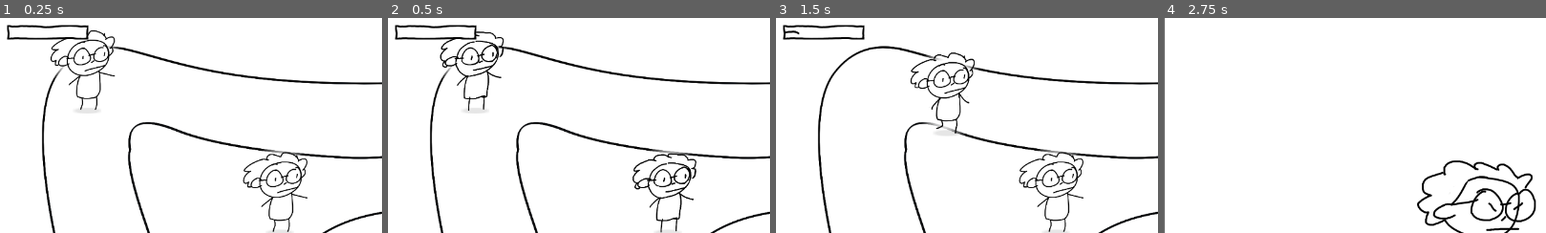
Above: before the commit, frames 1-4 (left to right).
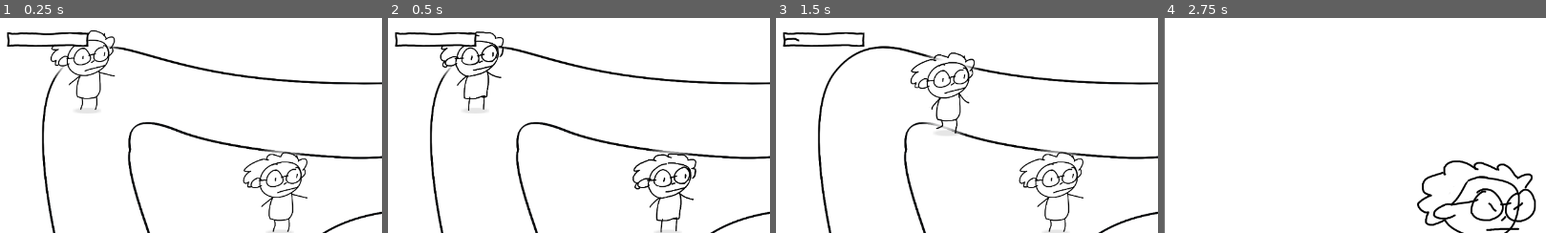
Above: after the commit, the same moments.

Repository: johnreybacal/gran-theft-aubrey
Game: Godot game, scene res://scenes/game_explore.tscn
The game is run twice, just before and just after one commit, with the same random seed, the same clock (stepped at 60 frames per second) and the same inputs. The engine's default icon, where the game draws it, is replaced by a stand-in: a white triangle on a blue panel in a dark square.
Inputs:
- Up to frame 1 (0.25 s): no input
- Up to frame 2 (0.5 s): no input
- Up to frame 3 (1.5 s): hold D (move_right) 0.53-1.28 s; hold S (move_down) from 1.28 s (still down)
- Up to frame 4 (2.75 s): release S (move_down) at 2.03 s; hold D (move_right) from 2.03 s (still down)
The pictures show only the part of the screen within x 0-50%, y 0-50%; the shares and areas given below are measured in that part.

The runs differ from the first frame. In frame 1, 1.2% of the frame differs, in the area x 1-24%, y 3-14%; in frame 2, 1.1%; in frame 3, 1.1%; in frame 4, nothing differs.

Commit message:
max encounter | leave logic

Diff:
--- a/scenes/explore_enemy.tscn
+++ b/scenes/explore_enemy.tscn
@@ -44,6 +44,8 @@
 shape = SubResource("CapsuleShape2D_j7g34")
 
 [node name="NavigationAgent2D" type="NavigationAgent2D" parent="." unique_id=831515124]
+avoidance_enabled = true
+radius = 50.0
 
 [node name="GrannyStats" parent="." unique_id=284626914 instance=ExtResource("3_j7g34")]
 position = Vector2(0, 97)
--- a/scenes/hud.tscn
+++ b/scenes/hud.tscn
@@ -23,21 +23,26 @@
 offset_right = 148.0
 offset_bottom = 126.0
 
-[node name="GrannyStats" type="VBoxContainer" parent="VBoxContainer" unique_id=1087757187]
+[node name="GrannyStats" type="HBoxContainer" parent="VBoxContainer" unique_id=1150983091]
 layout_mode = 2
+theme_override_constants/separation = 20
 script = ExtResource("2_5ysmq")
 
 [node name="ArthritisBar" type="TextureProgressBar" parent="VBoxContainer/GrannyStats" unique_id=1613047880]
 layout_mode = 2
+size_flags_horizontal = 4
+size_flags_vertical = 4
 step = 0.1
 texture_under = ExtResource("3_6fi6k")
 texture_progress = ExtResource("4_uo2fv")
 
 [node name="StateLabel" type="Label" parent="VBoxContainer/GrannyStats" unique_id=7701898]
 layout_mode = 2
+size_flags_horizontal = 4
+size_flags_vertical = 1
 theme_override_colors/font_color = Color(0, 0, 0, 1)
 theme_override_colors/font_outline_color = Color(1, 1, 1, 1)
-theme_override_constants/outline_size = 4
+theme_override_constants/outline_size = 16
 theme_override_font_sizes/font_size = 24
 text = "Knees hurt"
 
@@ -48,3 +53,6 @@
 [node name="PoliceTimerLabel" type="Label" parent="VBoxContainer" unique_id=153435157]
 layout_mode = 2
 theme_override_colors/font_color = Color(0, 0, 0, 1)
+theme_override_colors/font_outline_color = Color(1, 1, 1, 1)
+theme_override_constants/outline_size = 16
+theme_override_font_sizes/font_size = 24
--- a/scripts/classes.gd
+++ b/scripts/classes.gd
@@ -72,31 +72,42 @@
     var is_stunned: bool = false
     var is_stolen: bool = false
     var is_leaving: bool = false
+    var encounter_count: int = 0
 
     static func init(p_instance_id: int, p_stats: GrannyStats, p_sprite: AnimatedSprite2D, p_arthritis_rate: float = 1):
         var instance = GrannyNpc.new()
         instance.init_values(p_instance_id, p_stats, p_sprite, p_arthritis_rate)
         return instance
 
-    func is_moving():
-        return is_chasing or is_avoiding
+    func is_on_the_move():
+        return is_chasing or is_avoiding or is_leaving
 
     func can_encounter():
+        if is_leaving:
+            return false
         if not is_stolen:
             return true
         return is_chasing
 
     func on_encounter_end(is_loser: bool):
         is_stolen = is_loser
-        if is_loser:
-            is_avoiding = false
+
+        encounter_count += 1
+
+        is_chasing = false
+        is_avoiding = false
+        is_leaving = false
+
+        if encounter_count > 2:
+            is_leaving = true
+            stats.on_leaving()
+        elif is_loser:
             is_chasing = true
             is_stunned = true
             stats.on_stunned()
             stats.on_chasing()
             StateManager.enemies_defeated.append(self )
         else:
-            is_chasing = false
             is_avoiding = true
             stats.on_avoiding()
             if self in StateManager.enemies_defeated:
--- a/scripts/explore_enemy.gd
+++ b/scripts/explore_enemy.gd
@@ -47,7 +47,7 @@
 
 
 func _handle_animation():
-    if granny.is_avoiding or granny.is_chasing or granny.is_leaving:
+    if granny.is_on_the_move():
         if granny.can_move() and not granny.is_stunned:
             granny.play_walk(velocity.x < 0)
         else:
@@ -66,7 +66,7 @@
         return true
 
     # Targeting
-    if granny.is_avoiding or granny.is_chasing or granny.is_leaving:
+    if granny.is_on_the_move():
         target_interval -= delta
         if target_interval <= 0:
             target_interval = .25
@@ -96,14 +96,19 @@
                 granny.is_chasing = false
                 chase_interval = 5
                 granny.stats.on_chasing_end()
-                granny.stats.on_leaving()
                 # Ignore Bounds
-                collision_mask = 1
-                granny.is_leaving = true
-                _set_movement_target(Vector2(2500 * (1 if position.x >= 0 else -1), position.y))
+                _leave()
+
+        if granny.is_leaving and collision_mask != 1:
+            _leave()
 
     return false
 
+func _leave():
+    collision_mask = 1
+    granny.is_leaving = true
+    granny.stats.on_leaving()
+    _set_movement_target(Vector2(2500 * (1 if position.x >= 0 else -1), position.y))
 
 func _actor_setup():
     # Wait for the first physics frame so the NavigationServer can sync.
--- a/scripts/granny_stats.gd
+++ b/scripts/granny_stats.gd
@@ -47,6 +47,8 @@
     remove_label(AVOIDING)
 
 func on_leaving():
+    remove_label(AVOIDING)
+    remove_label(CHASING)
     add_label(LEAVING)
 
 
